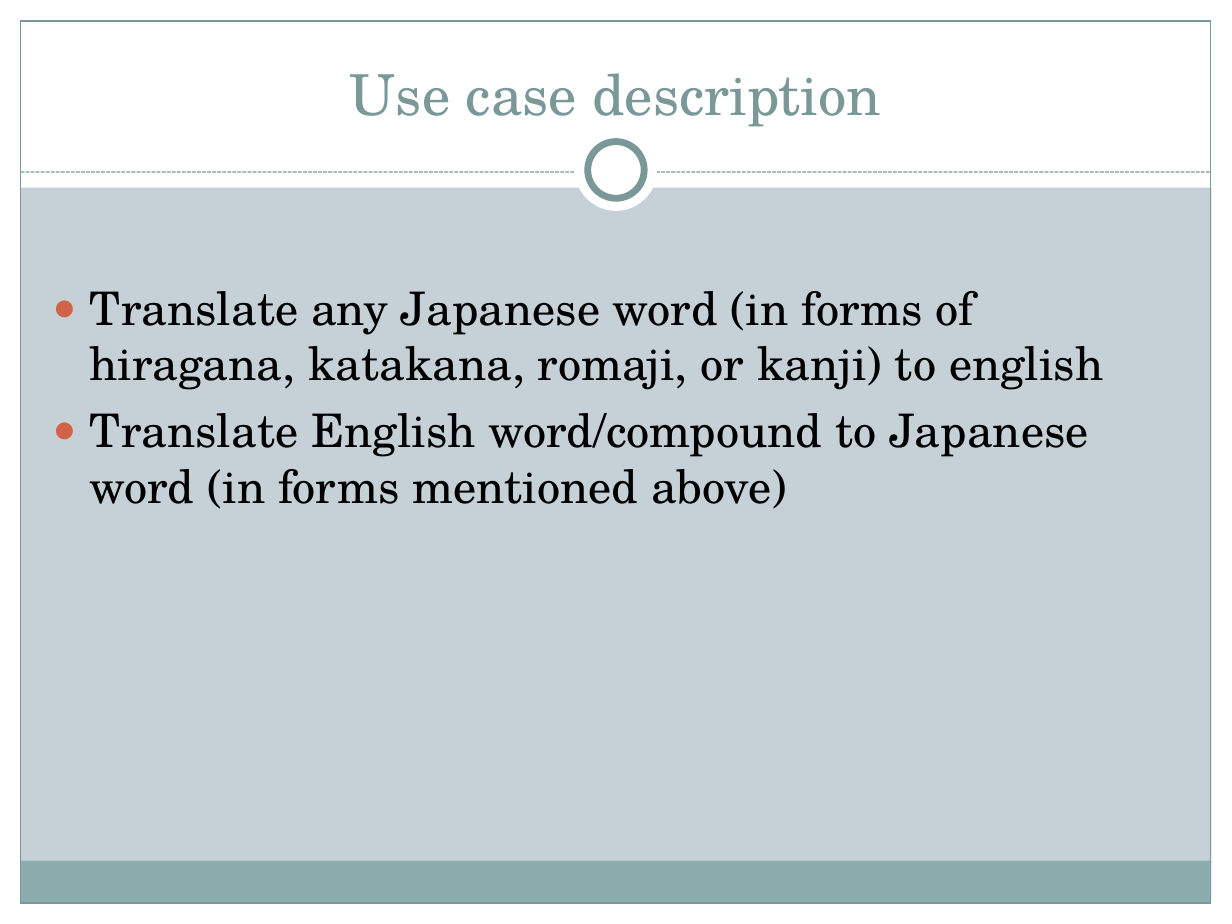
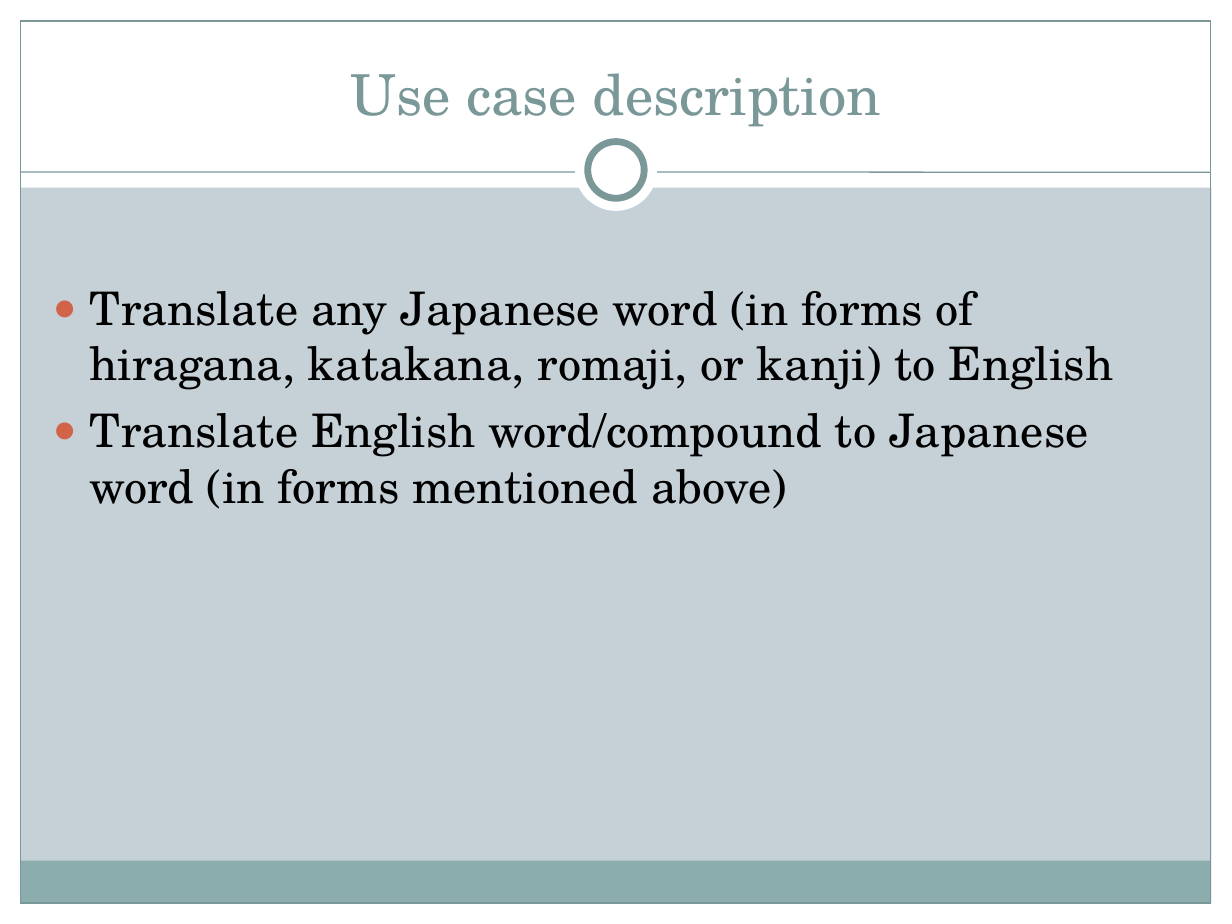
Before and after one commit to allenkvu/CSE111-project, a slide deck: slide 3 of DB_powerpoint.ppt. Drawn at 1232x924 pixels with LibreOffice and Linux fonts; fonts in the diff are those of the drawing. Boxes give left, top, right and bottom in pixels: in the first picture for what was removed or moved away, otherwise in the second. Text is boxed around its words. In the diff, an @@ line names an element or a change of style, - is before the commit and + after.

```diff
--- a/DB_powerpoint.ppt
+++ b/DB_powerpoint.ppt
@@ line (21, 172) - (1211, 172): stroke #7B9899 0.74 pt dashed to #7B9899 0.74 pt @@
@@ text at (89,291,1114,390): text changed @@
-● Translate any Japanese word (in forms of hiragana, katakana, romaji, or kanji) to english
+● Translate any Japanese word (in forms of hiragana, katakana, romaji, or kanji) to English
```
Also in this commit, not shown: 8 other slides changed, 4 slides added, 1 slide removed, 25 other files.
